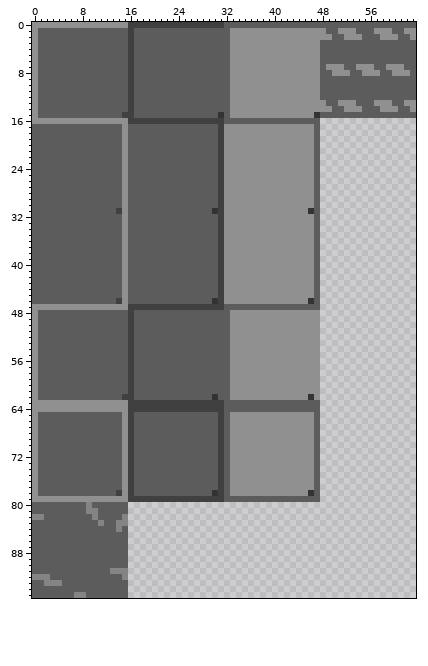
File history of a sprite sheet, assets/tiles.png. Above, as it was before the edit.
The file is 64x96 pixels. Colours within 5 levels of each other are drawn and written as one.
Now the later version:
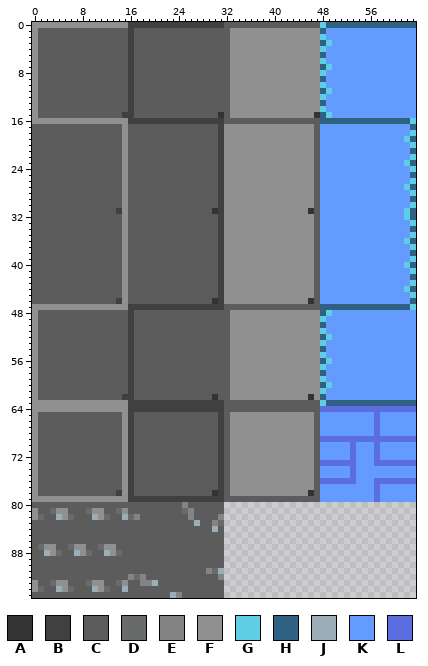
Palette (. is transparent): A #333333  B #404040  C #5c5c5c  D #696a6a  E #848484  F #909090  G #5fcde4  H #306082  J #9badb7  K #639bff  L #5b6ee1
The exact change:
Changed rows in their new state; - is an unchanged pixel.
first column x 0:
 0 ------------------------------------------------GHHHHHHHHHHHHHHH
 1 ------------------------------------------------HKKKKKKKKKKKKKKK
 2 ------------------------------------------------GKKKKKKKKKKKKKKK
 3 ------------------------------------------------HGKKKKKKKKKKKKKK
 4 ------------------------------------------------GKKKKKKKKKKKKKKK
 5 ------------------------------------------------HKKKKKKKKKKKKKKK
 6 ------------------------------------------------GKKKKKKKKKKKKKKK
 7 ------------------------------------------------HGKKKKKKKKKKKKKK
 8 ------------------------------------------------GKKKKKKKKKKKKKKK
 9 ------------------------------------------------HKKKKKKKKKKKKKKK
10 ------------------------------------------------GKKKKKKKKKKKKKKK
11 ------------------------------------------------HGKKKKKKKKKKKKKK
12 ------------------------------------------------GKKKKKKKKKKKKKKK
13 ------------------------------------------------HKKKKKKKKKKKKKKK
14 ------------------------------------------------GKKKKKKKKKKKKKKK
15 ------------------------------------------------HGKKKKKKKKKKKKKK
16 ------------------------------------------------HHHHHHHHHHHHHHHG
17 ------------------------------------------------KKKKKKKKKKKKKKKH
18 ------------------------------------------------KKKKKKKKKKKKKKKG
19 ------------------------------------------------KKKKKKKKKKKKKKGH
20 ------------------------------------------------KKKKKKKKKKKKKKKG
21 ------------------------------------------------KKKKKKKKKKKKKKKH
22 ------------------------------------------------KKKKKKKKKKKKKKKG
23 ------------------------------------------------KKKKKKKKKKKKKKGH
24 ------------------------------------------------KKKKKKKKKKKKKKKG
25 ------------------------------------------------KKKKKKKKKKKKKKKH
26 ------------------------------------------------KKKKKKKKKKKKKKKG
27 ------------------------------------------------KKKKKKKKKKKKKKGH
28 ------------------------------------------------KKKKKKKKKKKKKKKG
29 ------------------------------------------------KKKKKKKKKKKKKKKH
30 ------------------------------------------------KKKKKKKKKKKKKKKG
31 ------------------------------------------------KKKKKKKKKKKKKKGH
32 ------------------------------------------------KKKKKKKKKKKKKKGH
33 ------------------------------------------------KKKKKKKKKKKKKKKG
34 ------------------------------------------------KKKKKKKKKKKKKKKH
35 ------------------------------------------------KKKKKKKKKKKKKKKG
36 ------------------------------------------------KKKKKKKKKKKKKKGH
37 ------------------------------------------------KKKKKKKKKKKKKKKG
38 ------------------------------------------------KKKKKKKKKKKKKKKH
39 ------------------------------------------------KKKKKKKKKKKKKKKG
40 ------------------------------------------------KKKKKKKKKKKKKKGH
41 ------------------------------------------------KKKKKKKKKKKKKKKG
42 ------------------------------------------------KKKKKKKKKKKKKKKH
43 ------------------------------------------------KKKKKKKKKKKKKKKG
44 ------------------------------------------------KKKKKKKKKKKKKKGH
45 ------------------------------------------------KKKKKKKKKKKKKKKG
46 ------------------------------------------------KKKKKKKKKKKKKKKH
47 ------------------------------------------------HHHHHHHHHHHHHHHG
48 ------------------------------------------------HGKKKKKKKKKKKKKK
49 ------------------------------------------------GKKKKKKKKKKKKKKK
50 ------------------------------------------------HKKKKKKKKKKKKKKK
51 ------------------------------------------------GKKKKKKKKKKKKKKK
52 ------------------------------------------------HGKKKKKKKKKKKKKK
53 ------------------------------------------------GKKKKKKKKKKKKKKK
54 ------------------------------------------------HKKKKKKKKKKKKKKK
55 ------------------------------------------------GKKKKKKKKKKKKKKK
56 ------------------------------------------------HGKKKKKKKKKKKKKK
57 ------------------------------------------------GKKKKKKKKKKKKKKK
58 ------------------------------------------------HKKKKKKKKKKKKKKK
59 ------------------------------------------------GKKKKKKKKKKKKKKK
60 ------------------------------------------------HGKKKKKKKKKKKKKK
61 ------------------------------------------------GKKKKKKKKKKKKKKK
62 ------------------------------------------------HKKKKKKKKKKKKKKK
63 ------------------------------------------------GHHHHHHHHHHHHHHH
64 ------------------------------------------------LLLLLLLLLLLLLLLL
65 ------------------------------------------------KKKKKKKKKLKKKKKK
66 ------------------------------------------------KKKKKKKKKLKKKKKK
67 ------------------------------------------------KKKKKKKKKLKKKKKK
68 ------------------------------------------------KKKKKKKKKLKKKKKK
69 ------------------------------------------------LLLLLLLLLLLLLLLL
70 ------------------------------------------------KKKKKLKKKLKKKKKK
71 ------------------------------------------------KKKKKLKKKLKKKKKK
72 ------------------------------------------------KKKKKLKKKLKKKKKK
73 ------------------------------------------------LLLLLLKKKLLLLLLL
74 ------------------------------------------------KKKKKLKKKKKKKKKK
75 ------------------------------------------------KKKKKLKKKKKKKKKK
76 ------------------------------------------------LLLLLLKKKLLLLLLL
77 ------------------------------------------------KKKKKKKKKLKKKKKK
78 ------------------------------------------------KKKKKKKKKLKKKKKK
79 ------------------------------------------------KKKKKKKKKLKKKKKK
80 ---------C------CCCCCCCCCECCCCCC--------------------------------
81 F--DFF---DFF--DFCCCCCCCCCDECCCCC--------------------------------
82 FD--JFD---JFD--JDECCCCCCCCECCCCE--------------------------------
83 -----------C--CCCCCCCCCCCCCJCCED--------------------------------
84 --------------C-CCCCCCCCCCCCCCJC--------------------------------
85 ----------------CCCCCCCCCCCCCCCC--------------------------------
86 ----------------CCCCCCCCCCCCCCCC--------------------------------
87 -DFF--DFF--DFF--CCCCCCCCCCCCCCCC--------------------------------
88 --JFD--JFD--JFD-CCCCCCCCCCCCCCCC--------------------------------
89 ----------------CCCCCCCCCCCCCCCC--------------------------------
90 ----------------CCCCCCCCCCCCCCCC--------------------------------
91 -------------CCCCCCCCCCCCCCCCEDJ--------------------------------
92 CCC------------CEDECCCCCCCCCCCCE--------------------------------
93 F-CDFF---DFF--DFCCEEJCCCCCCCCCCC--------------------------------
94 FD--JFD---JFD--JCCCCCCCCCCCCCCCC--------------------------------
95 -------CC-------CCCCCCCJECCCCCCC--------------------------------
